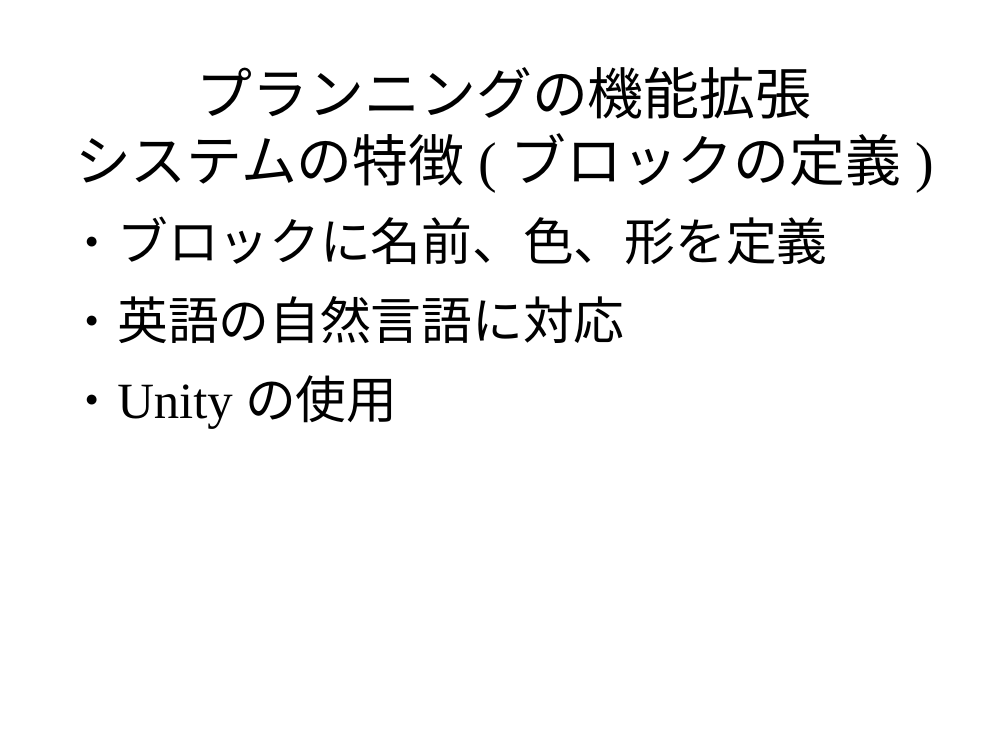
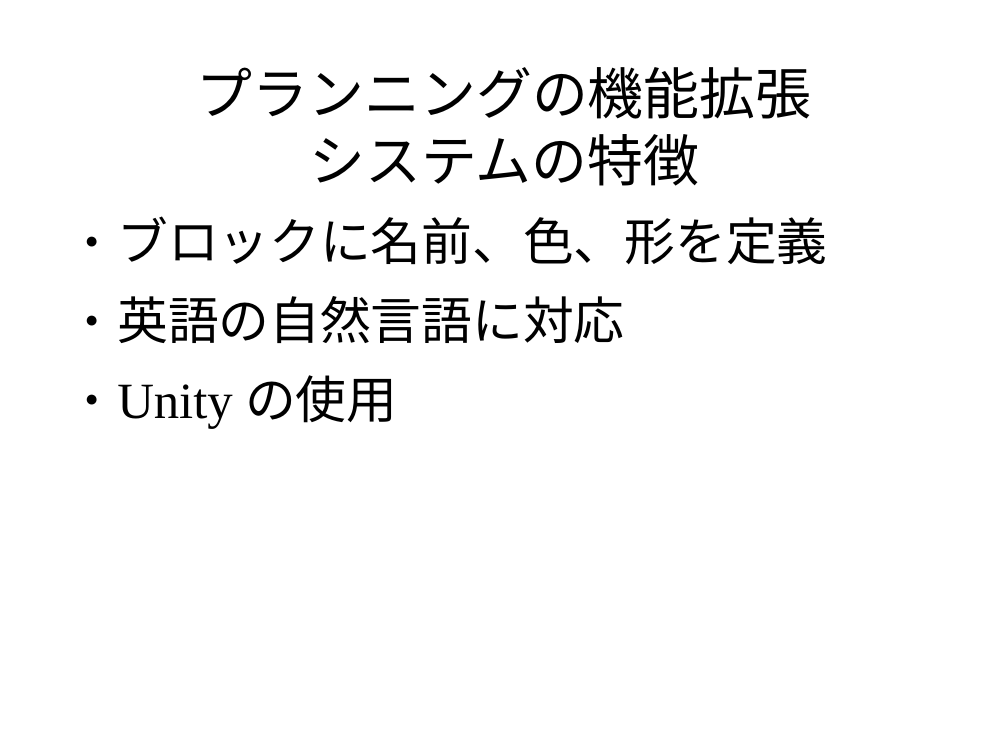
Before and after one commit to pamyupamyu/rep8, a slide deck: slide 6 of グループ1 発表スライド.odp. Drawn at 1008x756 pixels with LibreOffice and Linux fonts; fonts in the diff are those of the drawing; background and template pictures are left out. Boxes give left, top, right and bottom in pixels: in the first picture for what was removed or moved away, otherwise in the second. Text is boxed around its words. In the diff, an @@ line names an element or a change of style, - is before the commit and + after.

```diff
--- a/グループ1 発表スライド.odp
+++ b/グループ1 発表スライド.odp
@@ title at <box>197,67,812,186</box>: text changed @@
-プランニングの機能拡張
-システムの特徴(ブロックの定義)
+プランニングの機能拡張
+システムの特徴
```
Also in this commit, not shown: 3 other slides changed, 3 slides added.
